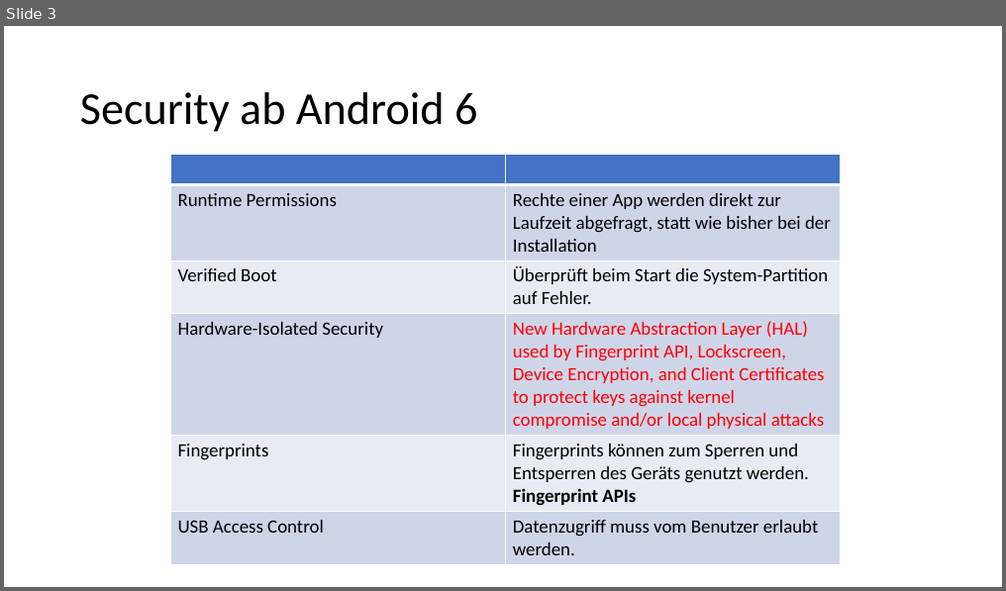
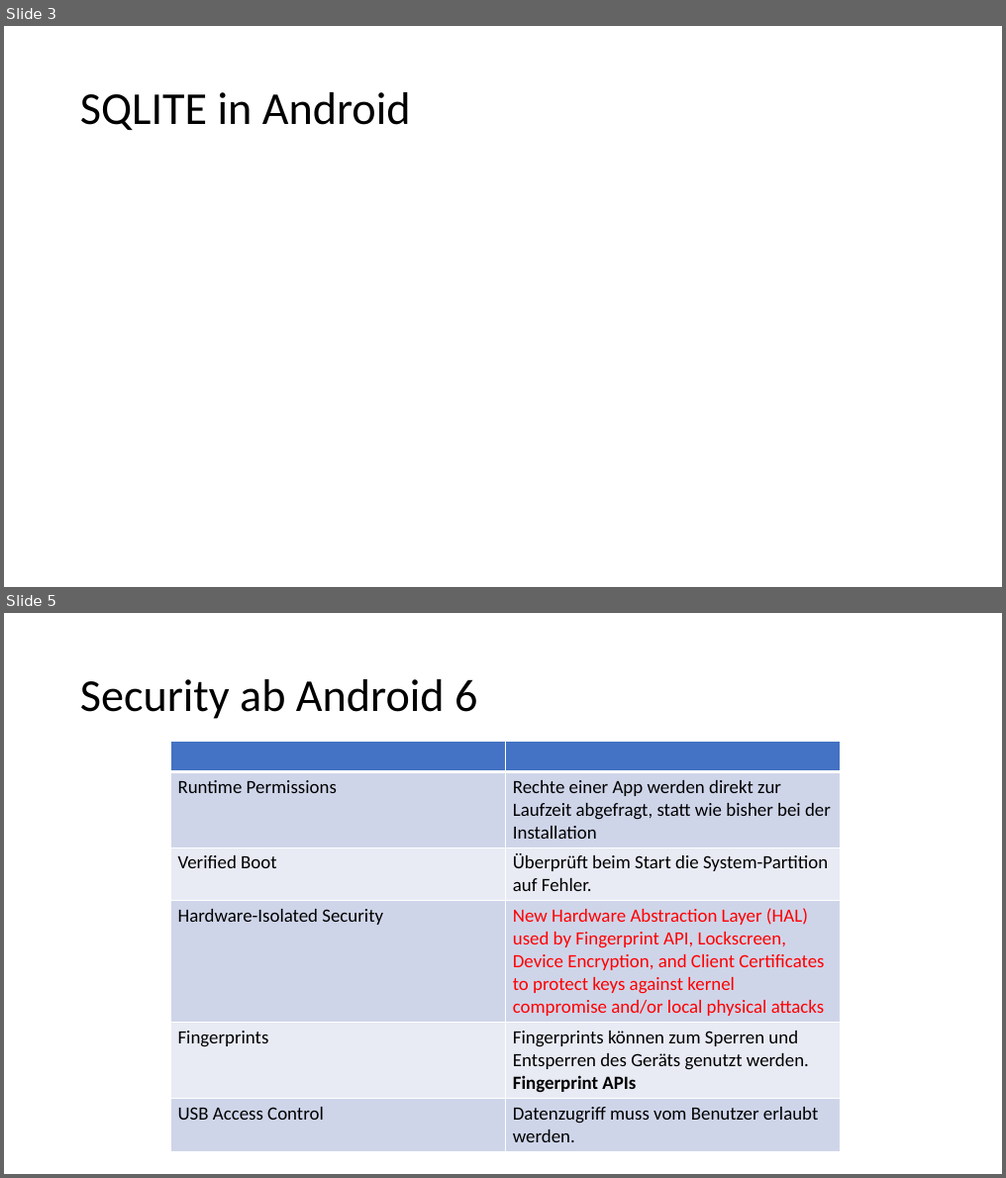
Before and after one commit to EricBuchinger/NVS_Referat, a slide deck: Android Panzenboeck.pptx. Shown one above the other, each under a label of ours: slide 3 before the commit, slides 3 and 5 after it; the slides between them are not shown. The pictures are 1006x591 and 1006x1178 pixels, drawn with LibreOffice and Linux fonts; fonts in the diff are those of the drawing. Boxes give left, top, right and bottom in pixels: in the first picture for what was removed or moved away, otherwise in the second. Text is boxed around its words. In the diff, an @@ line names an element or a change of style, - is before the commit and + after.

Commit message:
SQLite almost done! (still with errors)

```diff
--- a/Android Panzenboeck.pptx
+++ b/Android Panzenboeck.pptx
@@ slide 3 added at [4,26,1002,587], background #FFFFFF @@
@@ title added at [80,92,411,130], 44 pt, text #000000 @@
+SQLITE in Android
@@ what was slide 3 is now slide 5 @@
```
Also in this commit, not shown: 1 slide changed, 2 other slides added, 1 slide removed, 8 other files.
